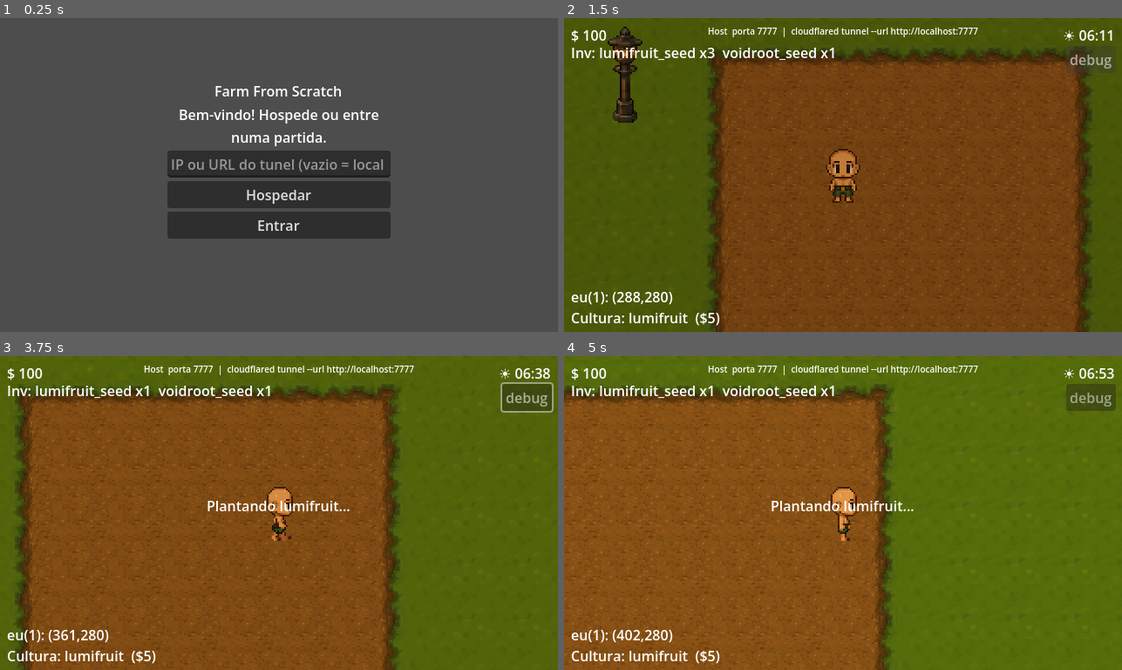
Above: before the commit, frames 1-4 (two rows, left to right).
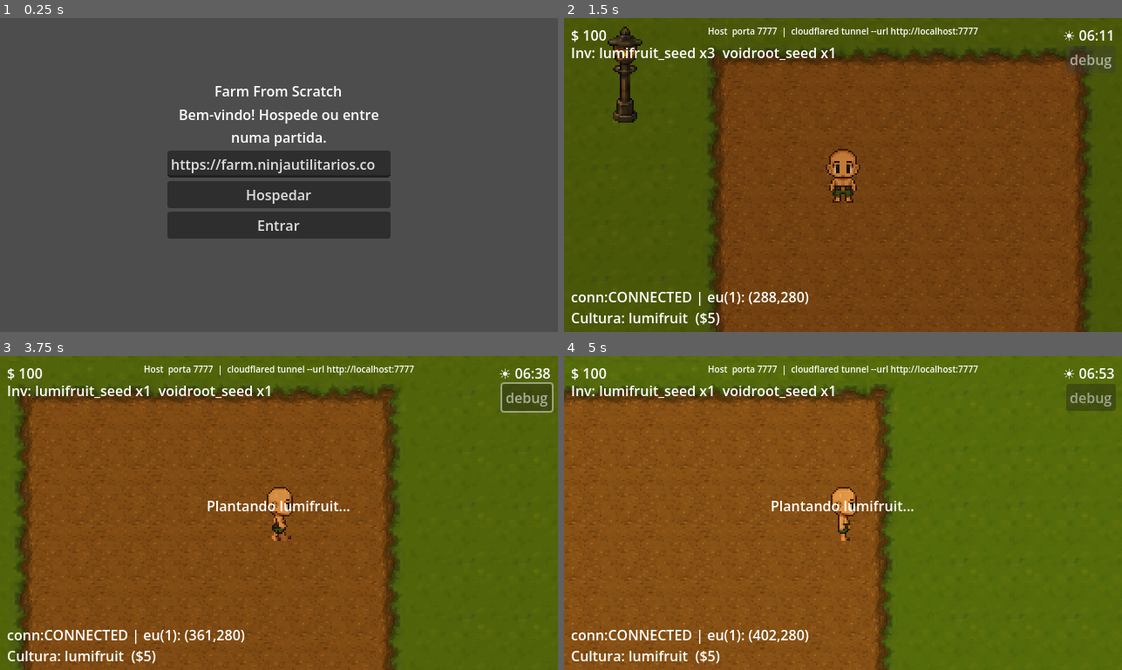
Above: after the commit, the same moments.

Repository: BrunoKagami/farm-from-scratch
Game: Godot game, scene res://scenes/Lobby.tscn
The game is run twice, just before and just after one commit, with the same random seed, the same clock (stepped at 60 frames per second) and the same inputs.
Inputs (mouse positions are in pixels of both pictures, inside the frame that each line leads up to):
- Up to frame 1 (0.25 s): no input
- Up to frame 2 (1.5 s): click "Hospedar" at 0.5 s; click "debug" at 1.25 s
- Up to frame 3 (3.75 s): tap Enter at 2 s; move the mouse to (401, 497) at 2.02 s; hold Right (ui_right) 2.03-2.75 s; hold E (interact) 2.03-2.75 s; click (401, 497) at 2.17 s; drag from (167, 528) to (251, 575) at 2.77 s; tap Space at 3.5 s; move the mouse to (334, 443) at 3.52 s; hold Right (ui_right) from 3.53 s (still down); hold E (interact) from 3.53 s (still down)
- Up to frame 4 (5 s): release Right (ui_right) at 4.25 s; release E (interact) at 4.25 s; drag from (815, 575) to (675, 465) at 4.27 s

The runs differ from the first frame. In frame 1, 0.8% of the frame differs, in the area x 30-69%, y 45-50%; in frame 2, 0.8%, in the area x 1-44%, y 87-92%; in frame 3, 0.8%; in frame 4, 0.8%.

Commit message:
feat: prefill fixed tunnel URL, add connection-status diagnostic
Lobby now defaults the join field to the stable named-tunnel URL
(https://farm.ninjautilitarios.com.br) so players don't need to paste
it every session; the field is still editable/tappable to use a
different address.

Also adds the WebSocket connection status (DISCONNECTED/CONNECTING/
CONNECTED) to the debug position overlay, to investigate the
"character frozen after phone screen lock" issue — need to confirm
whether the connection actually dies during background suspension or
just stalls and recovers on its own.

Co-Authored-By: Claude Sonnet 4.6 <noreply@anthropic.com>

Diff:
--- a/scripts/Lobby.gd
+++ b/scripts/Lobby.gd
@@ -1,4 +1,8 @@
 extends Control
+
+# Túnel nomeado fixo (ver tunnel_fixo.bat) — pré-preenche o campo pra não
+# precisar colar o link toda vez. Ainda dá pra tocar/editar pra usar outro.
+const DEFAULT_SERVER_URL := "https://farm.ninjautilitarios.com.br"
 
 @onready var status_label: Label = $VBox/StatusLabel
 @onready var ip_input: LineEdit  = $VBox/IPInput
@@ -15,6 +19,8 @@
 	nm.connected_to_server.connect(_on_connected)
 	nm.connection_failed.connect(_on_failed)
 	nm.player_connected.connect(_on_player_connected)
+
+	ip_input.text = DEFAULT_SERVER_URL
 
 	if _on_web:
 		ip_input.focus_mode = Control.FOCUS_NONE
--- a/scripts/WorldGrid.gd
+++ b/scripts/WorldGrid.gd
@@ -166,12 +166,23 @@
 	if hud == null or not hud.has_method("update_debug_positions"):
 		return
 	var lines: Array[String] = []
+	if multiplayer.multiplayer_peer:
+		lines.append("conn:%s" % _connection_status_name())
 	var local_player := get_node_or_null("Player")
 	if local_player:
 		lines.append("eu(%d): %s" % [multiplayer.get_unique_id(), _fmt(local_player.global_position)])
 	for peer_id in remote_players.keys():
 		lines.append("p%d: %s" % [peer_id, _fmt(remote_players[peer_id].position)])
 	hud.update_debug_positions(" | ".join(lines))
+
+# Diagnóstico temporário: ajuda a confirmar se o WebSocket morre de verdade
+# quando o celular bloqueia a tela, ou se só fica suspenso e volta sozinho.
+func _connection_status_name() -> String:
+	match multiplayer.multiplayer_peer.get_connection_status():
+		MultiplayerPeer.CONNECTION_DISCONNECTED: return "DISCONNECTED"
+		MultiplayerPeer.CONNECTION_CONNECTING: return "CONNECTING"
+		MultiplayerPeer.CONNECTION_CONNECTED: return "CONNECTED"
+		_: return "?"
 
 func _fmt(v: Vector2) -> String:
 	return "(%d,%d)" % [v.x, v.y]
